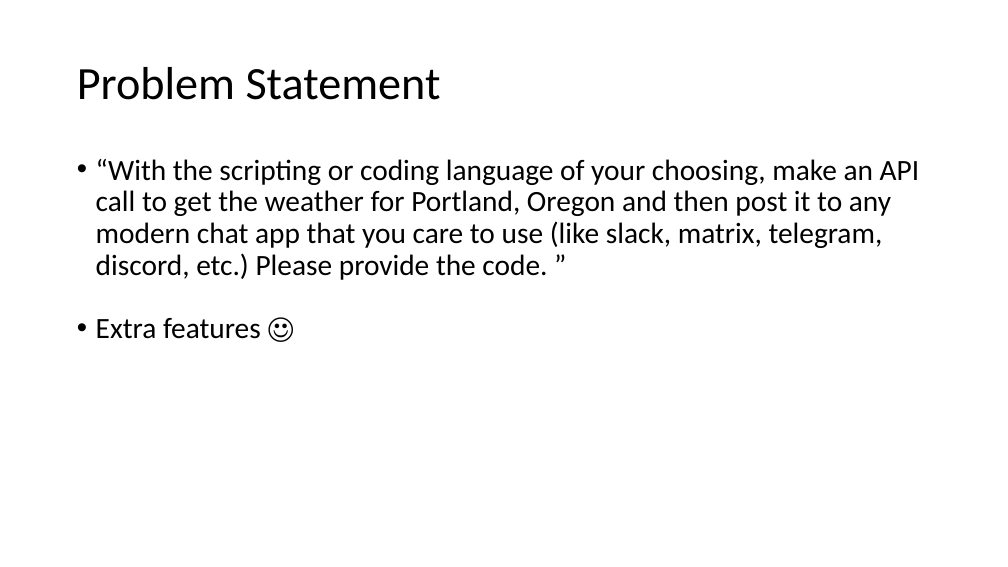
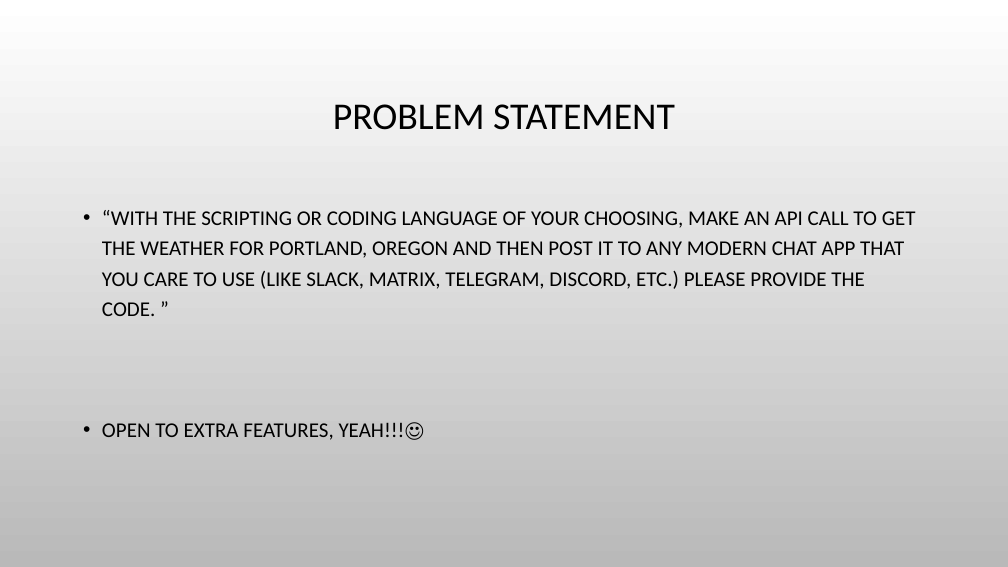
Before and after one commit to DFwJZ/weather_API, a slide deck: slide 2 of Brief_Walkthrough.pptx. Drawn at 1008x567 pixels with LibreOffice and Linux fonts; fonts in the diff are those of the drawing; background and template pictures are left out. Boxes give left, top, right and bottom in pixels: in the first picture for what was removed or moved away, otherwise in the second. Text is boxed around its words. In the diff, an @@ line names an element or a change of style, - is before the commit and + after.

```diff
--- a/Brief_Walkthrough.pptx
+++ b/Brief_Walkthrough.pptx
@@ background #FFFFFF to picture (left out) @@
@@ title at <box>333,104,675,130</box>: text changed; size 44 to 36 pt @@
-Problem Statement
+PROBLEM STATEMENT
@@ text at <box>102,210,916,440</box>: text changed; size 28 to 20 pt @@
-• “With the scripting or coding language of your choosing, make an API call to get the weather for Portland, Oregon and then post it to any modern chat app that you care to use (like slack, matrix, telegram, discord, etc.) Please provide the code. ”
-• Extra features ☺
+• “WITH THE SCRIPTING OR CODING LANGUAGE OF YOUR CHOOSING, MAKE AN API CALL TO GET THE WEATHER FOR PORTLAND, OREGON AND THEN POST IT TO ANY MODERN CHAT APP THAT YOU CARE TO USE (LIKE SLACK, MATRIX, TELEGRAM, DISCORD, ETC.) PLEASE PROVIDE THE CODE. ”
+• OPEN TO EXTRA FEATURES, YEAH!!!☺
```
Also in this commit, not shown: 14 other slides changed, 1 slide added, 1 slide removed, 7 other files.
